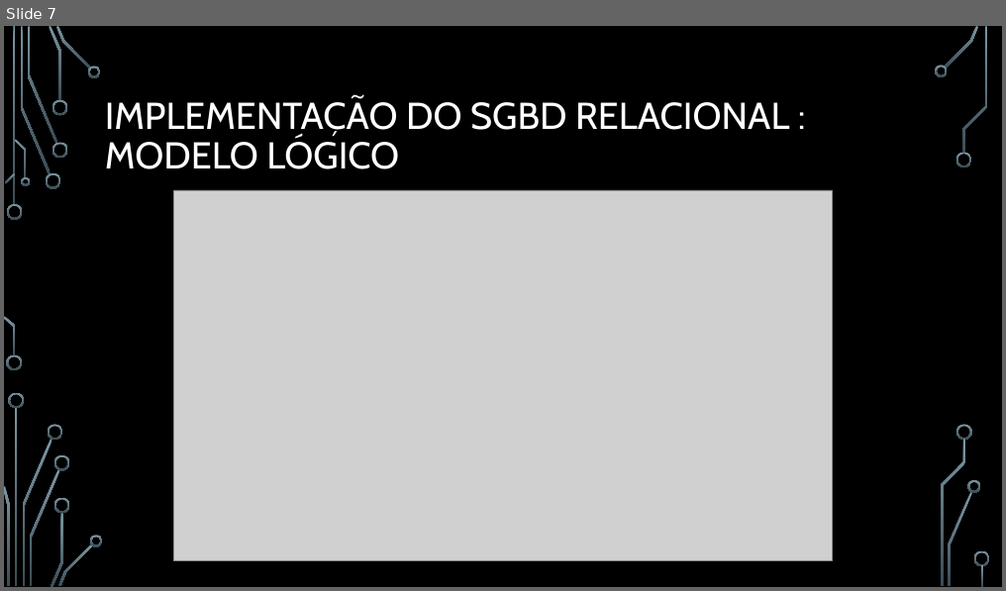
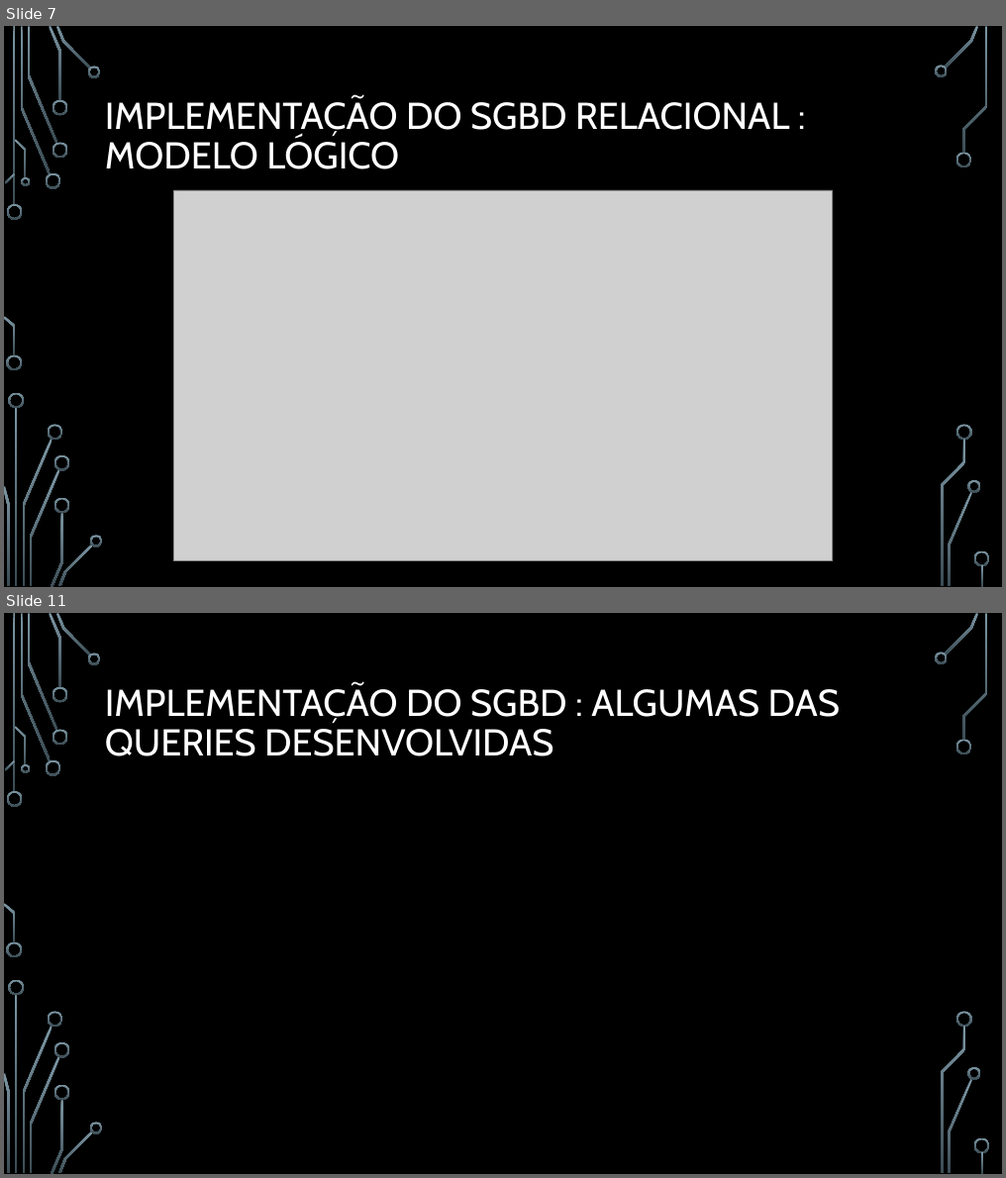
Before and after one commit to nelson31/BD1920, a slide deck: relatorio/Presentation/presentation.pptx. Shown one above the other, each under a label of ours: slide 7 before the commit, slides 7 and 11 after it; the slides between them are not shown. The pictures are 1006x591 and 1006x1178 pixels, drawn with LibreOffice and Linux fonts; fonts in the diff are those of the drawing; grey boxes stand for pictures; background and template pictures are left out. Boxes give left, top, right and bottom in pixels: in the first picture for what was removed or moved away, otherwise in the second. Text is boxed around its words. In the diff, an @@ line names an element or a change of style, - is before the commit and + after.

```diff
--- a/relatorio/Presentation/presentation.pptx
+++ b/relatorio/Presentation/presentation.pptx
@@ slide 11 added at (4, 613, 1002, 1174), background picture (left out); not listed: 36 template elements that a slide beside it also shows @@
@@ title added at (105, 684, 840, 757), 36 pt, text #FFFFFF @@
+IMPLEMENTAÇÃO DO SGBD : ALGUMAS DAS QUERIES DESENVOLVIDAS
```
Also in this commit, not shown: 5 other slides added.
